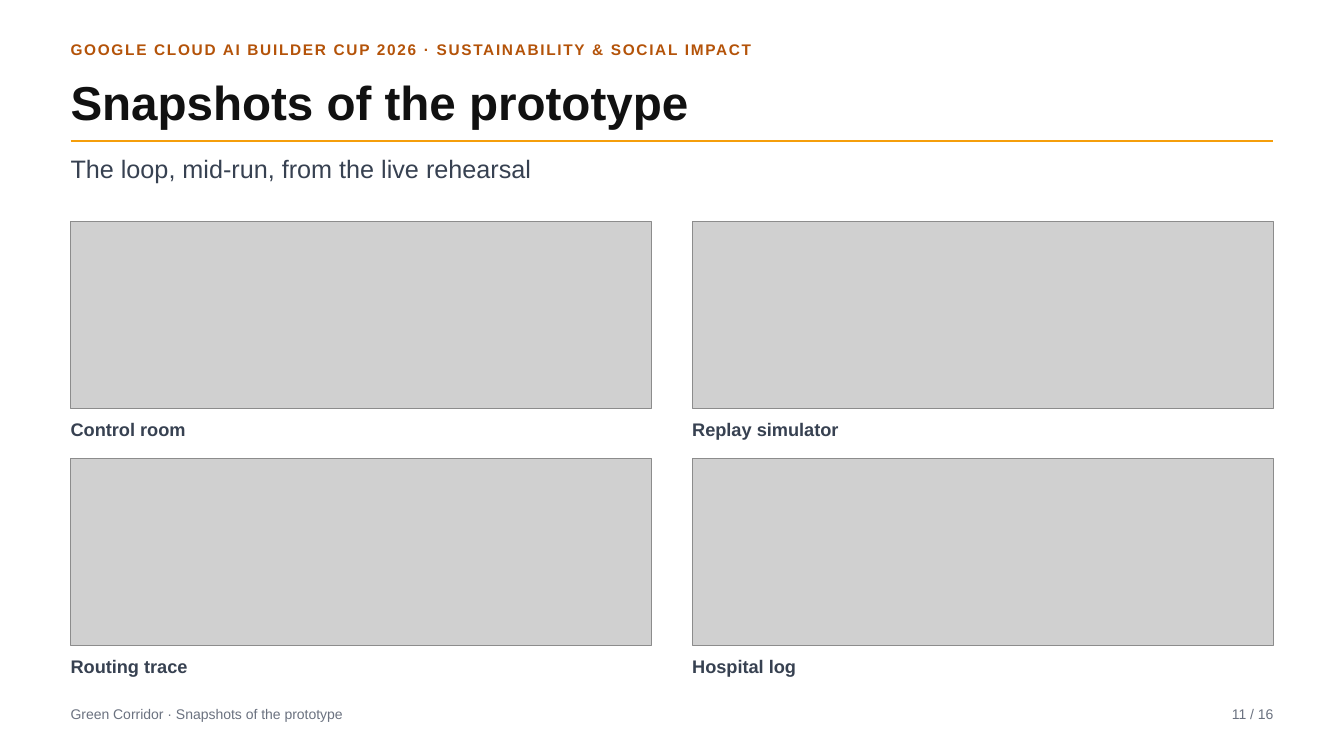
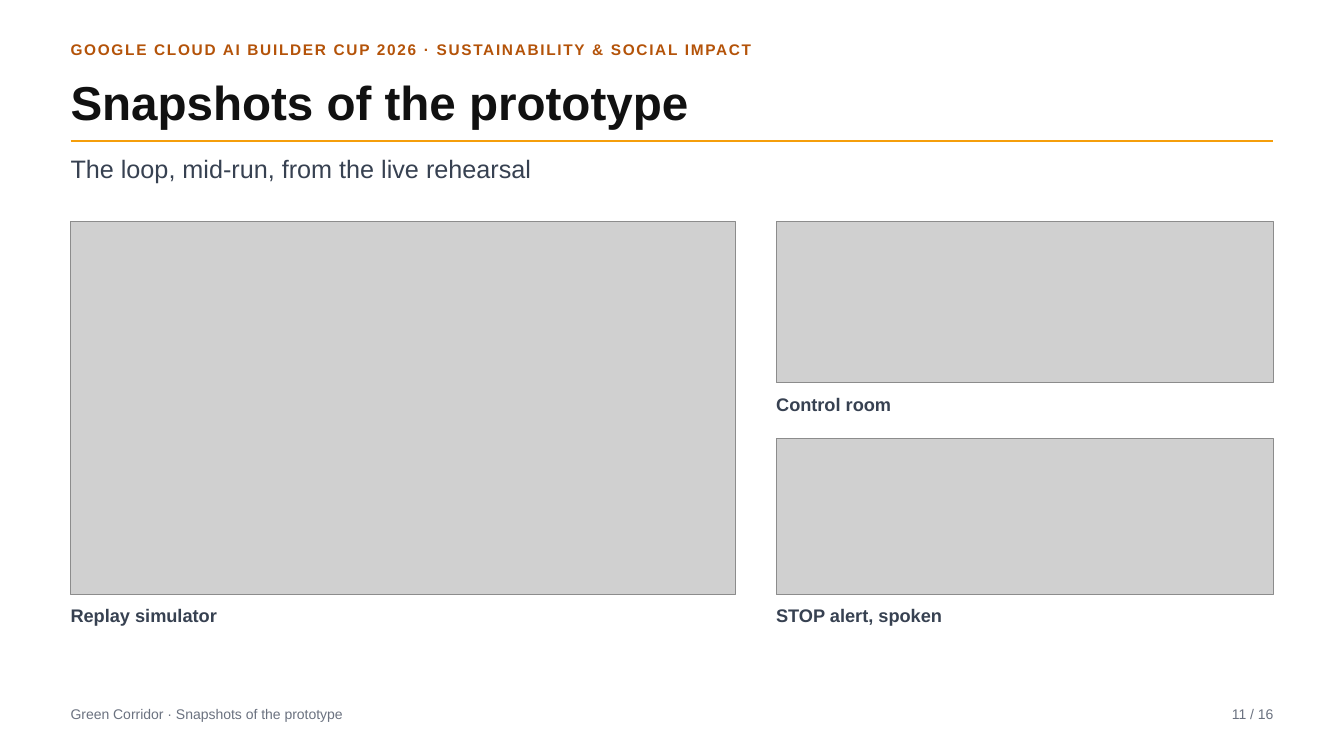
Before and after one commit to Nandish3010/ideal-disco, a slide deck: slide 11 of deck/Green-Corridor-Deck.pptx. Drawn at 1344x756 pixels with LibreOffice and Linux fonts; fonts in the diff are those of the drawing; grey boxes stand for pictures. Boxes give left, top, right and bottom in pixels: in the first picture for what was removed or moved away, otherwise in the second. Text is boxed around its words. In the diff, an @@ line names an element or a change of style, - is before the commit and + after.

```diff
--- a/deck/Green-Corridor-Deck.pptx
+++ b/deck/Green-Corridor-Deck.pptx
@@ picture: place and size @@
-picture at (71, 222, 652, 408)
+picture at (71, 222, 736, 595)
@@ picture: place and size @@
-picture at (693, 222, 1274, 408)
+picture at (776, 222, 1273, 383)
@@ text "Control room": place and size @@
-text "Control room" at (71, 422, 185, 436)
+text "Control room" at (776, 397, 891, 411)
@@ picture: place and size @@
-picture at (693, 459, 1274, 645)
+picture at (776, 439, 1273, 595)
@@ picture removed at (71, 459, 652, 645) @@
@@ text "Replay simulator": place and size @@
-text "Replay simulator" at (692, 422, 839, 440)
+text "Replay simulator" at (71, 608, 217, 626)
@@ text added at (776, 608, 942, 626), 13 pt, text #374151, bold @@
+STOP alert, spoken
@@ text removed at (71, 659, 187, 677) @@
-Routing trace
@@ text removed at (692, 659, 796, 677) @@
-Hospital log
```
Also in this commit, not shown: 9 other slides changed, 5 other files.
